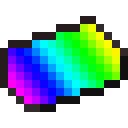
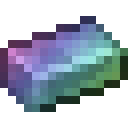
Revision of a layered 128x128 image; what changed, layer by layer:
renamed "Layer 2" to "Brightness/Contrast 1", painted on it, masked it over [8, 24, 120, 104]
"Layer 1": blend normal → multiply over [0, 16, 128, 112]
added layer "Rectangle 1" (multiply) over [0, 16, 128, 112]
